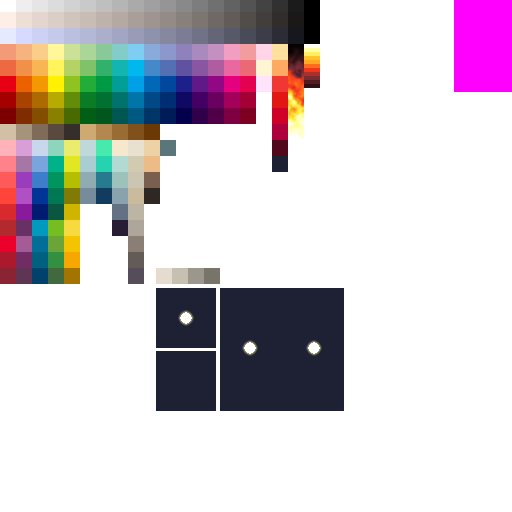
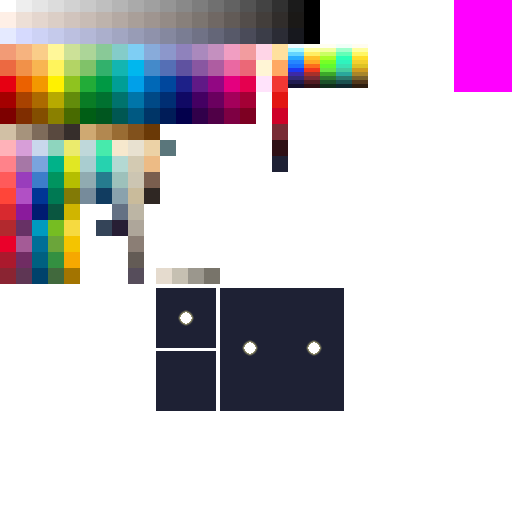
The second w=512, h=512 image is a revision of the first. Changes to its layers:
renamed "스크린샷 2020-07-21 오후 12.15.10" to "Layer 7", painted on it over (96, 44, 368, 236)
